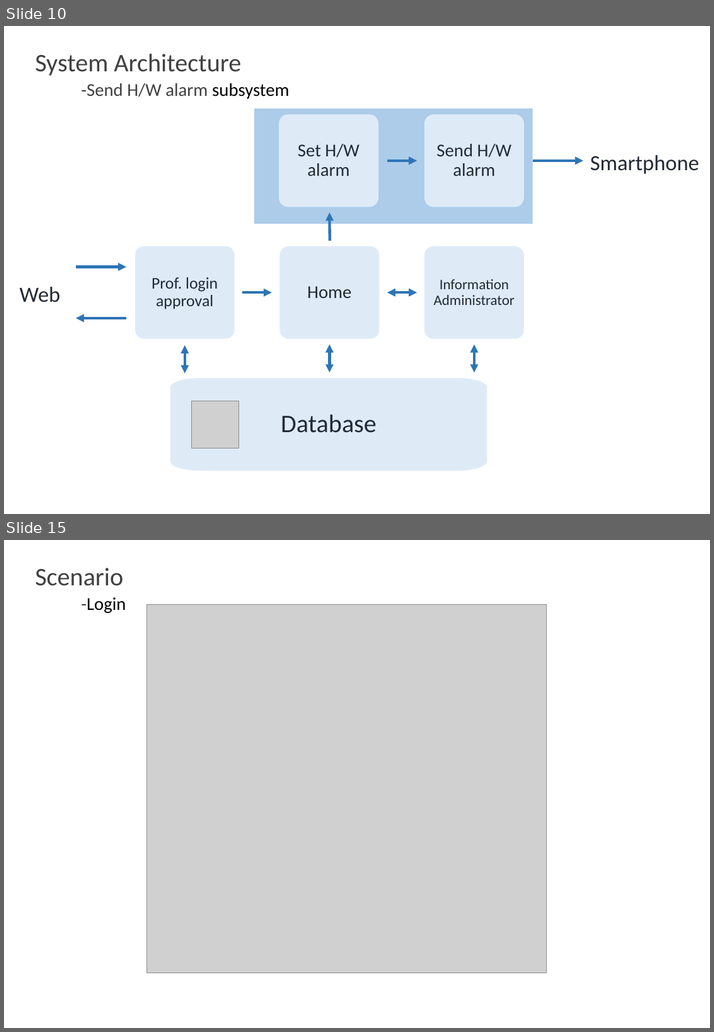
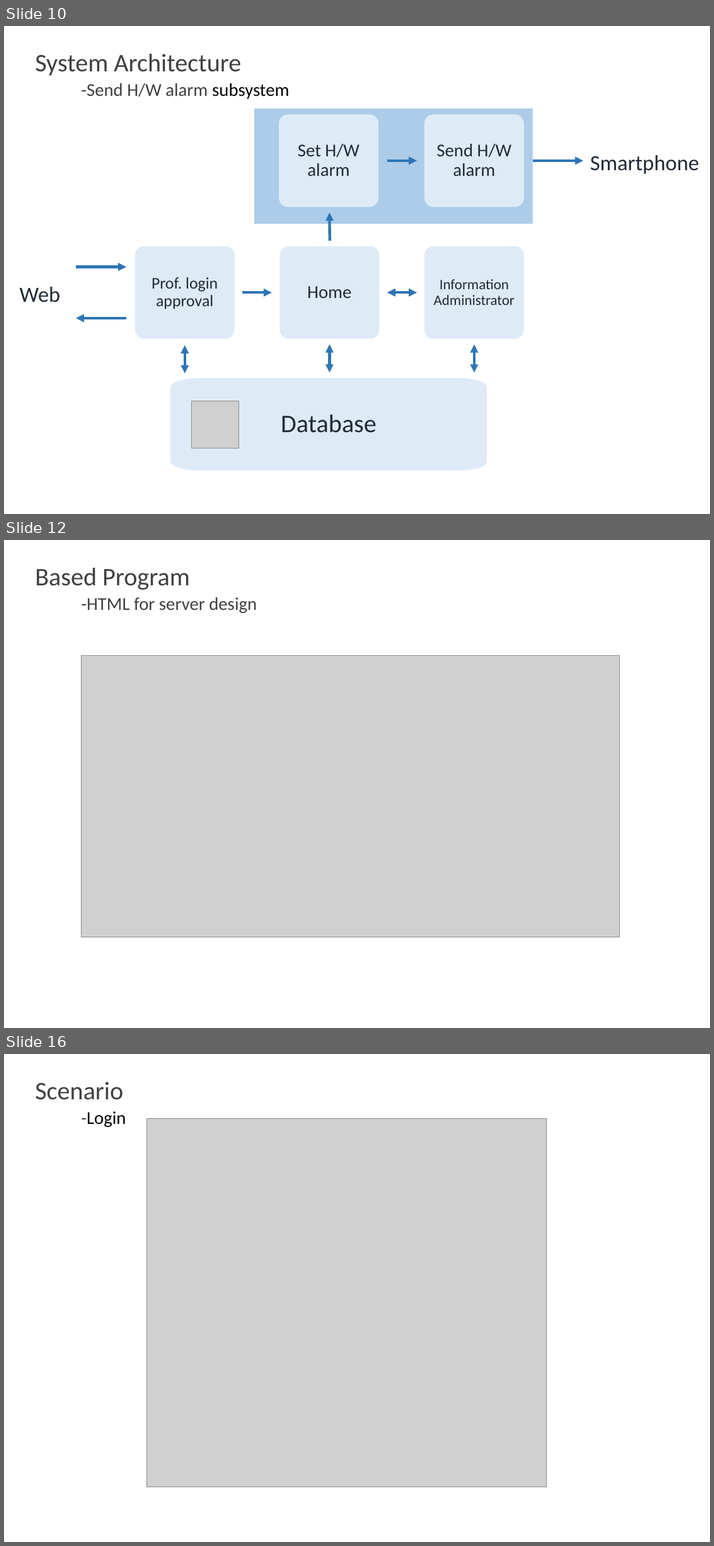
Before and after one commit to lkiung/skkuSE10, a slide deck: SE ppt.pptx. Shown one above the other, each under a label of ours: slides 10 and 15 before the commit, slides 10, 12 and 16 after it; the slides between them are not shown. The pictures are 714x1032 and 714x1546 pixels, drawn with LibreOffice and Linux fonts; fonts in the diff are those of the drawing; grey boxes stand for pictures. Boxes give left, top, right and bottom in pixels: in the first picture for what was removed or moved away, otherwise in the second. Text is boxed around its words. In the diff, an @@ line names an element or a change of style, - is before the commit and + after.

```diff
--- a/SE ppt.pptx
+++ b/SE ppt.pptx
@@ slide 12 added at [4,540,710,1028], background #FFFFFF @@
@@ text added at [35,568,190,590], 28 pt, text #404040 @@
+Based Program
@@ text added at [81,597,257,613], 20 pt, text #404040 @@
+-HTML for server design
@@ picture added at [81,655,620,938] @@
@@ what was slide 15 is now slide 16 @@
```
Also in this commit, not shown: 4 slides changed.
